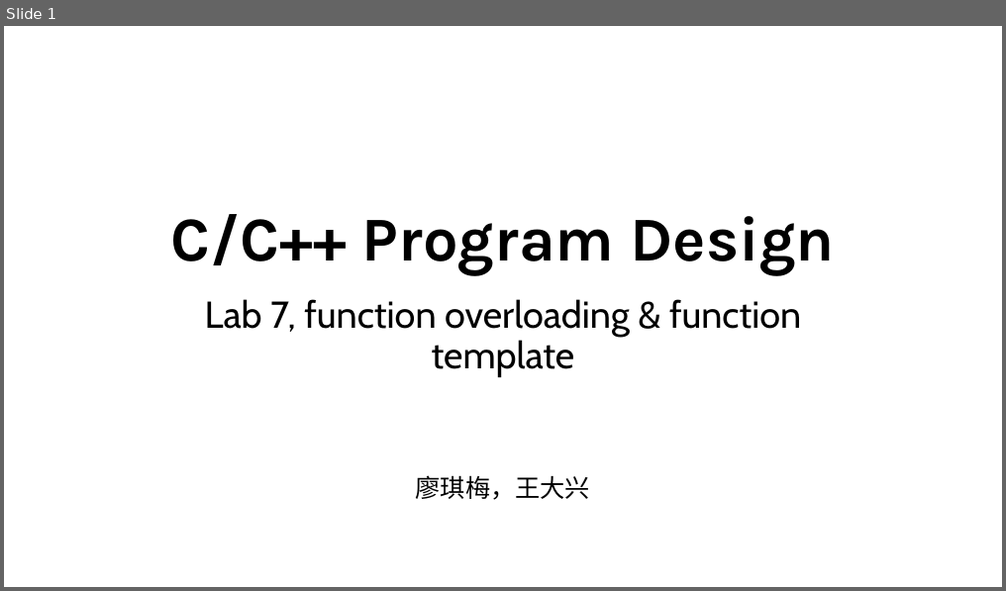
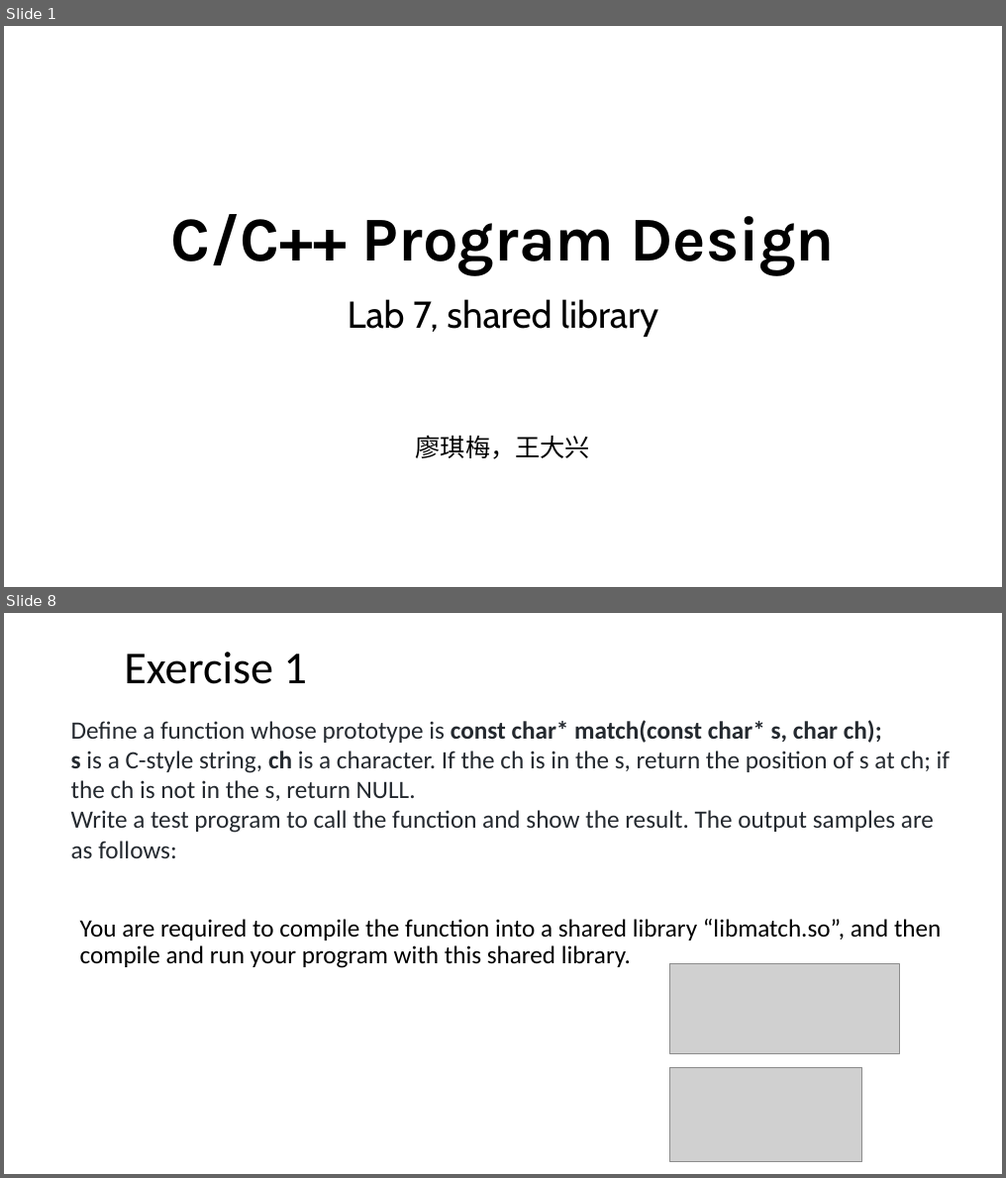
Before and after one commit to ShiqiYu/CPP, a slide deck: week07/Lab07.pptx. Shown one above the other, each under a label of ours: slide 1 before the commit, slides 1 and 8 after it; the slides between them are not shown. The pictures are 1006x591 and 1006x1178 pixels, drawn with LibreOffice and Linux fonts; fonts in the diff are those of the drawing; grey boxes stand for pictures; background and template pictures are left out. Boxes give left, top, right and bottom in pixels: in the first picture for what was removed or moved away, otherwise in the second. Text is boxed around its words. In the diff, an @@ line names an element or a change of style, - is before the commit and + after.

```diff
--- a/week07/Lab07.pptx
+++ b/week07/Lab07.pptx
@@ slide 8 added at [4,613,1002,1174], background #FFFFFF @@
@@ title added at [124,652,307,684], 44 pt, text #000000 @@
+Exercise 1
@@ text added at [71,720,949,968], 24 pt, text #24292F @@
+Define a function whose prototype is const char* match(const char* s, char ch);
+s is a C-style string, ch is a character. If the ch is in the s, return the position of s at ch; if the ch is not in the s, return NULL.
+Write a test program to call the function and show the result. The output samples are as follows:
+  You are required to compile the function into a shared library “libmatch.so”, and then compile and run your program with this shared library.
@@ picture added at [670,964,900,1054] @@
@@ picture added at [670,1067,862,1161] @@
@@ slide 1 changed as well @@
@@ subtitle at [348,299,658,337]: text changed @@
-Lab 7, function overloading & function template
+Lab 7, shared library
```
Also in this commit, not shown: 3 other slides changed, 6 other slides added, 17 slides removed, 5 other files.
